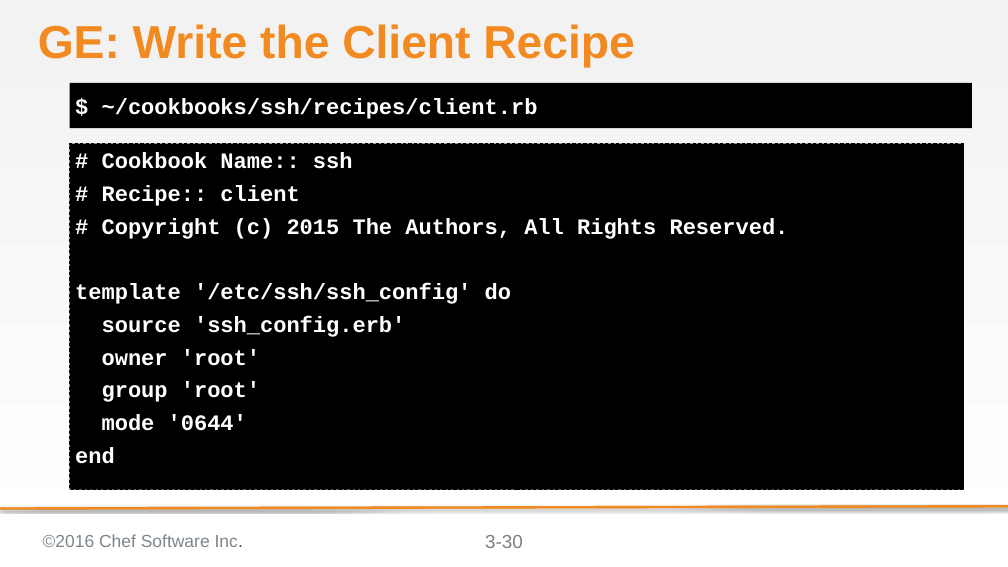
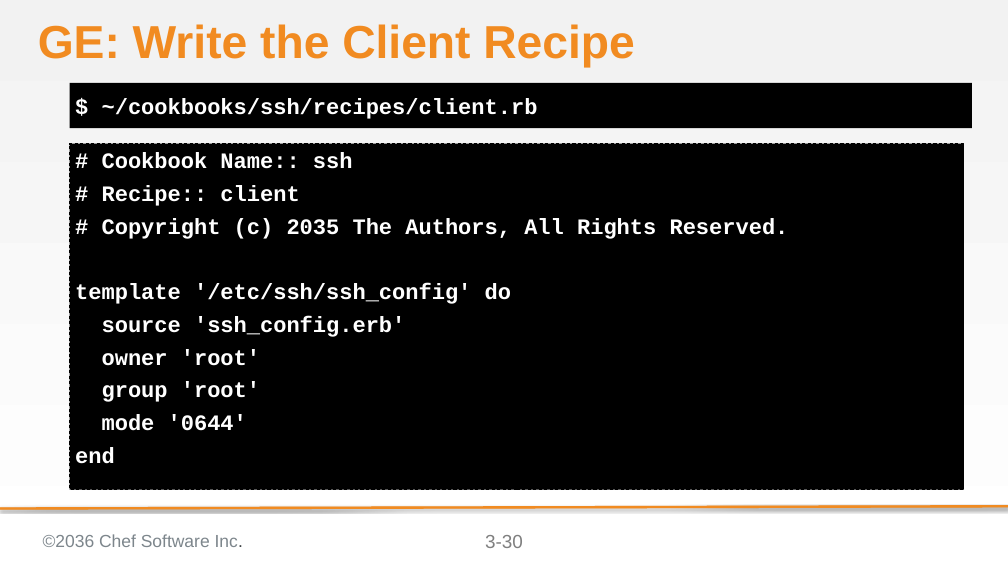
Before and after one commit to bchamby/chef-compliance-installation-configuration-operation, a slide deck: slide 30 of 03-initial-configuration-scans.pptx. Drawn at 1008x567 pixels with LibreOffice and Linux fonts; fonts in the diff are those of the drawing; background and template pictures are left out. Boxes give left, top, right and bottom in pixels: in the first picture for what was removed or moved away, otherwise in the second. Text is boxed around its words. In the diff, an @@ line names an element or a change of style, - is before the commit and + after.

```diff
--- a/03-initial-configuration-scans.pptx
+++ b/03-initial-configuration-scans.pptx
@@ text at (x1=102, y1=218, x2=789, y2=239): text changed @@
-# Copyright (c) 2015 The Authors, All Rights Reserved.
+# Copyright (c) 2035 The Authors, All Rights Reserved.
@@ text at (x1=43, y1=534, x2=243, y2=547): text changed @@
-©2016 Chef Software Inc.
+©2036 Chef Software Inc.
```
Also in this commit, not shown: 54 other slides changed, 5 slides added, 3 slides removed.
